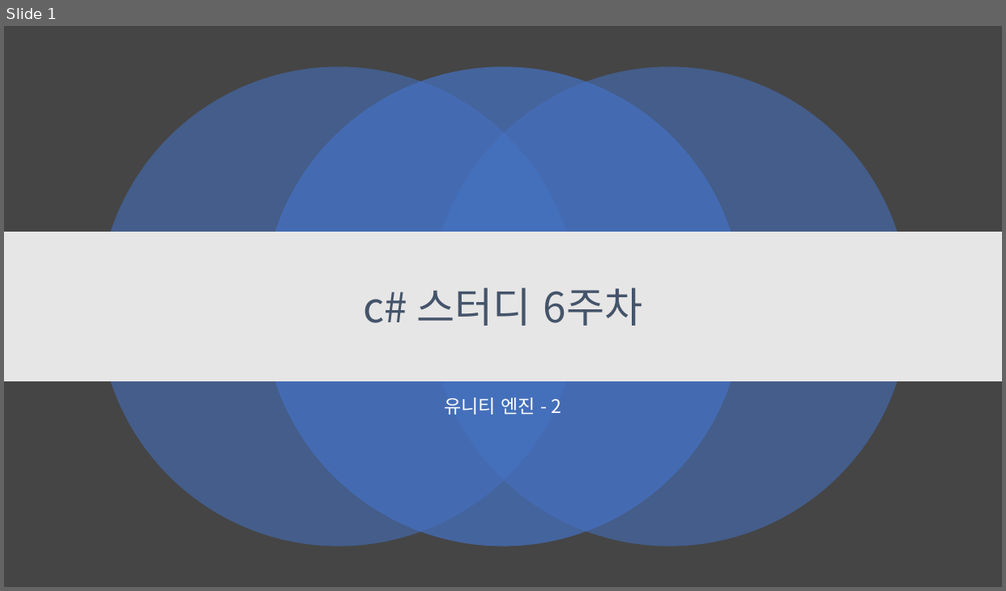
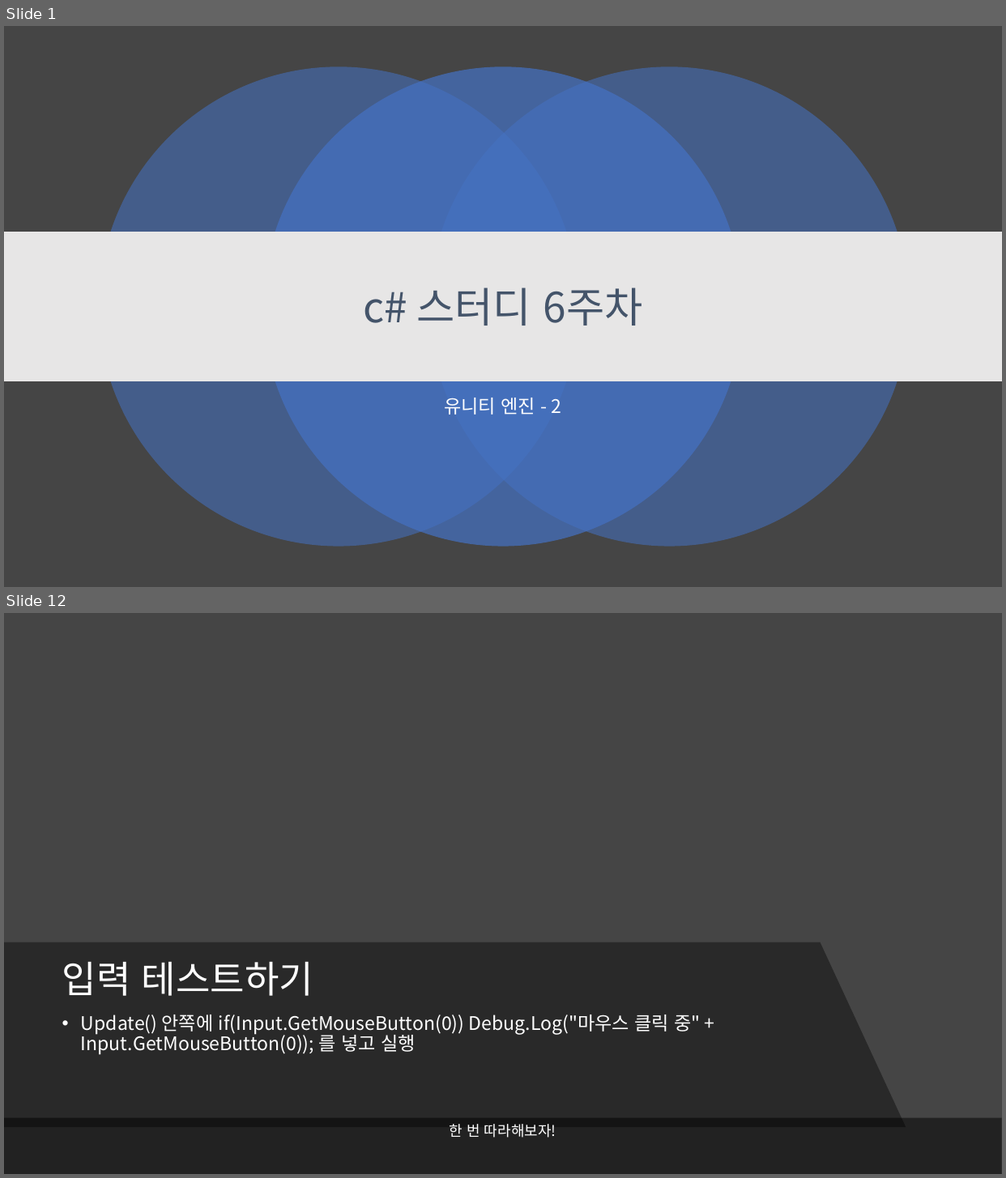
Before and after one commit to kjh99660/Study_powerpoint, a slide deck: C#스터디/c# 스터디 6주 차.pptx. Shown one above the other, each under a label of ours: slide 1 before the commit, slides 1 and 12 after it; the slides between them are not shown. The pictures are 1006x591 and 1006x1178 pixels, drawn with LibreOffice and Linux fonts; fonts in the diff are those of the drawing; background and template pictures are left out. Boxes give left, top, right and bottom in pixels: in the first picture for what was removed or moved away, otherwise in the second. Text is boxed around its words. In the diff, an @@ line names an element or a change of style, - is before the commit and + after.

```diff
--- a/C#스터디/c# 스터디 6주 차.pptx
+++ b/C#스터디/c# 스터디 6주 차.pptx
@@ slide 12 added at box(4, 613, 1002, 1174), background picture (left out) @@
@@ freeform shape added at box(4, 943, 906, 1127), fill #262626 at 88% opacity @@
@@ title added at box(62, 961, 314, 996), 36 pt, text #FFFFFF @@
+입력 테스트하기
@@ text added at box(81, 1015, 701, 1055), 18 pt, text #FFFFFF @@
+• Update() 안쪽에 if(Input.GetMouseButton(0)) Debug.Log("마우스 클릭 중" + Input.GetMouseButton(0)); 를 넣고 실행
@@ rectangle added at box(4, 1118, 1002, 1174), fill #000000 at 50% opacity, 14 pt, text #FFFFFF @@
+한 번 따라해보자!
```
Also in this commit, not shown: 16 other slides added, 1 slide removed, 1 other file.
